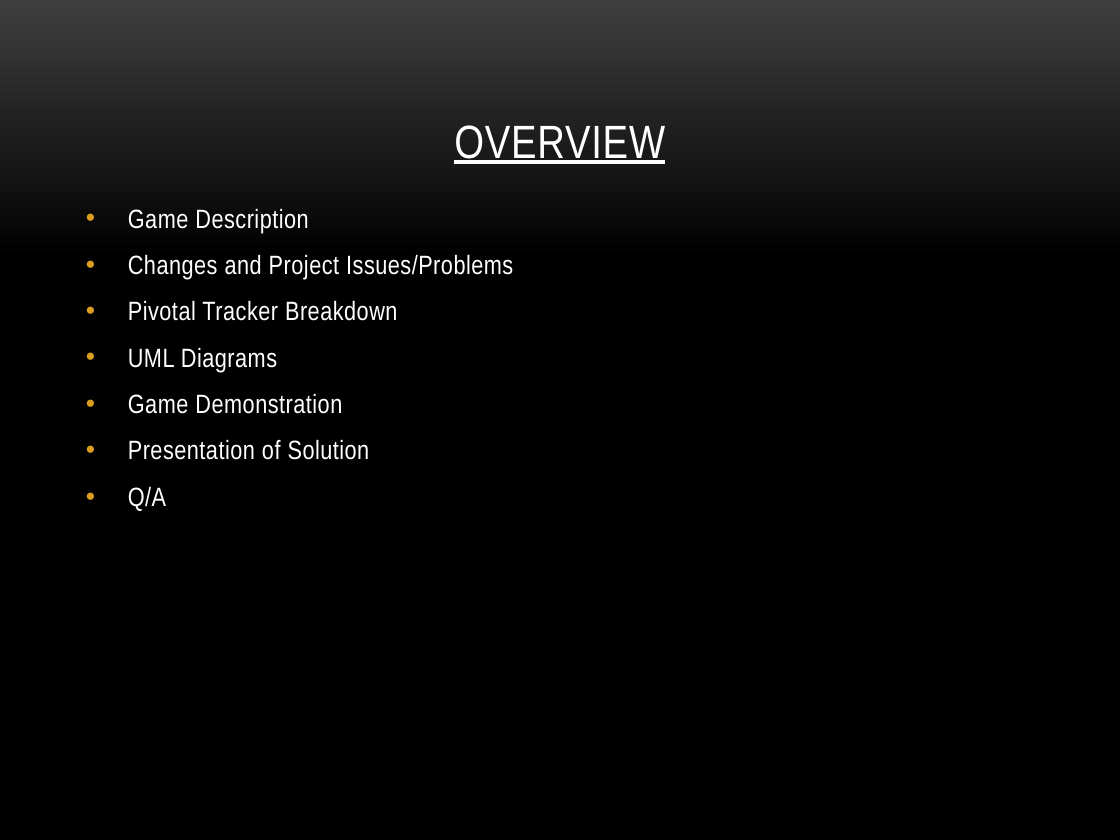
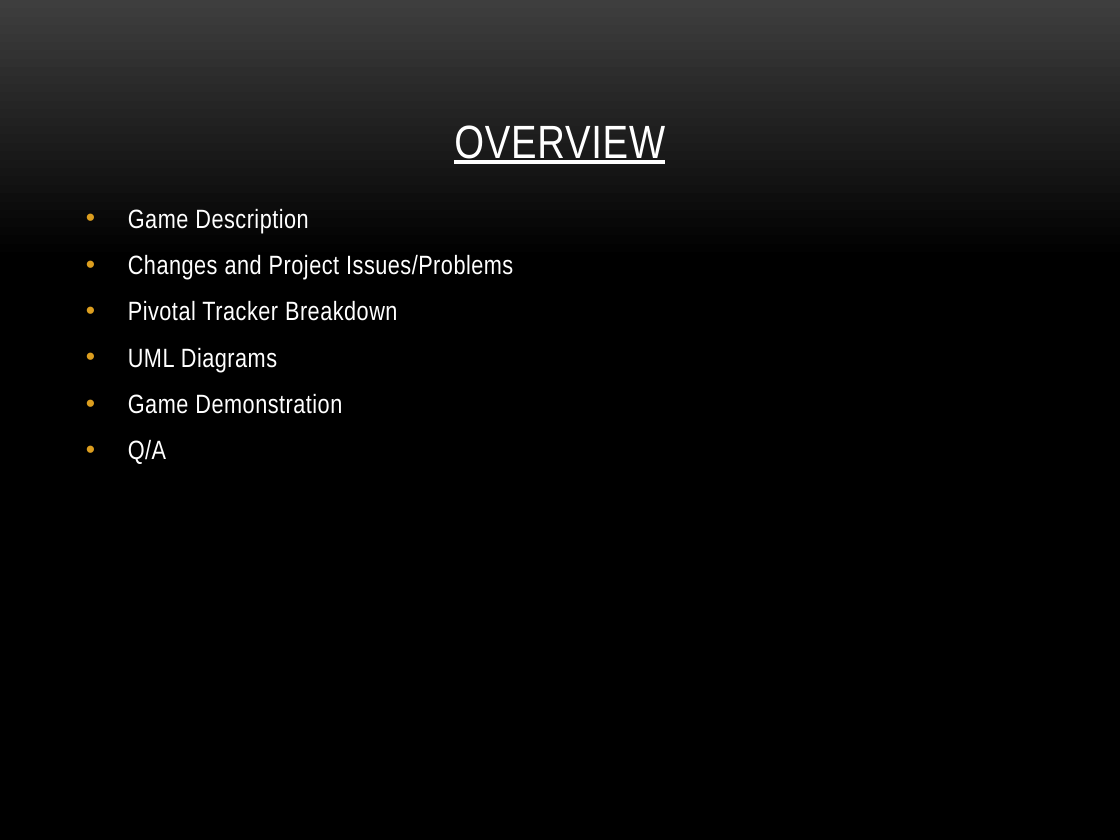
Before and after one commit to rpeacock/CaliphEtAl, a slide deck: slide 3 of Documentation/Flux of Souls final.pptx. Drawn at 1120x840 pixels with LibreOffice and Linux fonts; fonts in the diff are those of the drawing; background and template pictures are left out. Boxes give left, top, right and bottom in pixels: in the first picture for what was removed or moved away, otherwise in the second. Text is boxed around its words. In the diff, an @@ line names an element or a change of style, - is before the commit and + after.

Commit message:
pp update 2

```diff
--- a/Documentation/Flux of Souls final.pptx
+++ b/Documentation/Flux of Souls final.pptx
@@ text at <box>128,439,370,460</box>: paragraph removed @@
-• Presentation of Solution
```
Also in this commit, not shown: 1 slide added, 1 slide removed.
